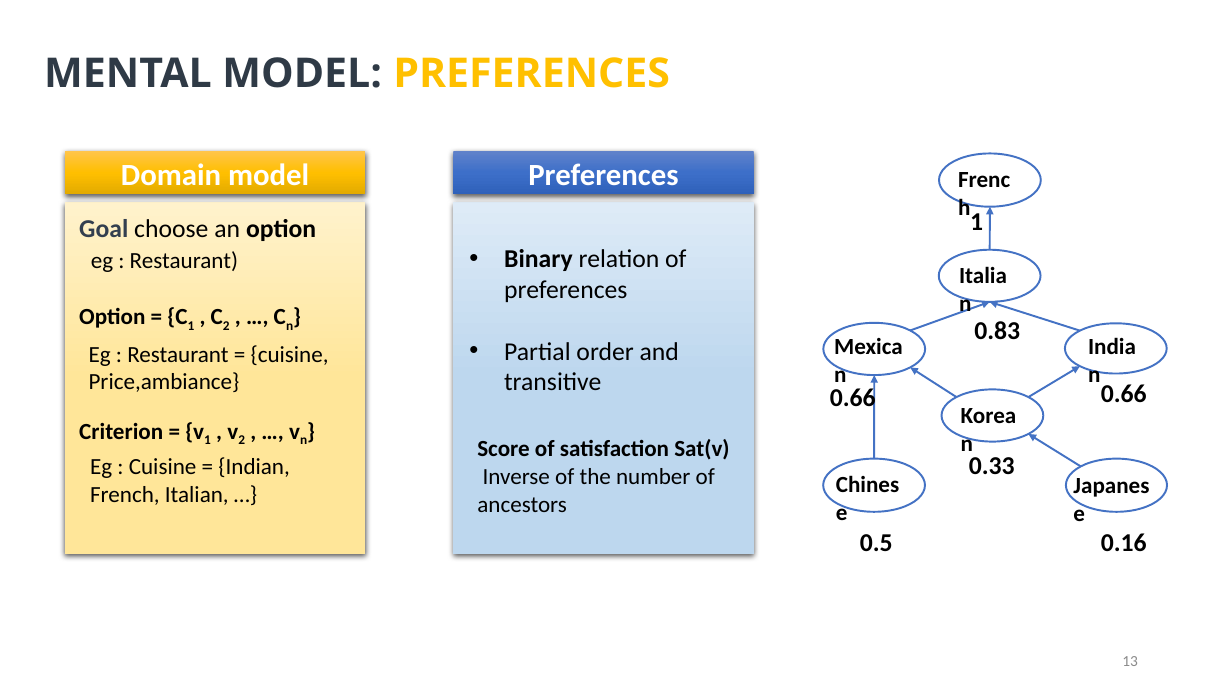
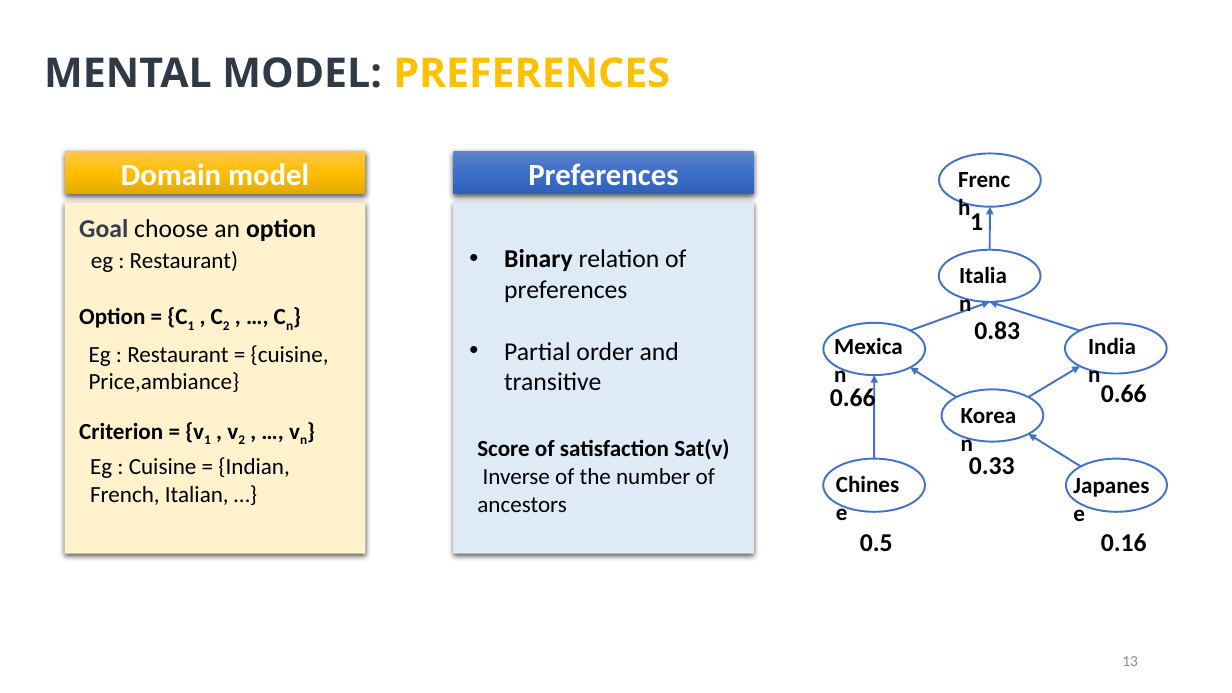
Before and after one commit to Olydia/Discolog, a slide deck: slide 13 of thesis_v2/presentation/thses.pptx. Drawn at 1232x693 pixels with LibreOffice and Linux fonts; fonts in the diff are those of the drawing. Boxes give left, top, right and bottom in pixels: in the first picture for what was removed or moved away, otherwise in the second. Text is boxed around its words. In the diff, an @@ line names an element or a change of style, - is before the commit and + after.

Commit message:
update V2

```diff
--- a/thesis_v2/presentation/thses.pptx
+++ b/thesis_v2/presentation/thses.pptx
@@ rectangle at (65, 202, 366, 554): fill gradient #FFF2CC to #FFE699 to #FFF2CC @@
@@ rectangle at (453, 202, 754, 554): fill gradient #DEEBF7 to #BDD7EE to #DEEBF7 @@
```
Also in this commit, not shown: 3 other slides changed, 2 slides added, 1 slide removed.
